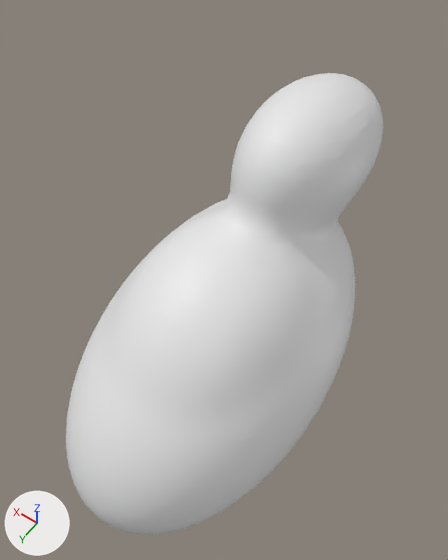
The Blender file tutorial/section8/Result/rabbit.blend as it was, and as the next commit left it.
Rendered twice from a camera (50 mm lens) standing at (-2.63, 4.39, 8.58) and looking at (-0.08, 0.82, 2.97). Lighting does not change. The marker at lower left points along +X, +Y and +Z.

Script lines for the objects in view, before the commit:
```python
me_mesh = bpy.data.meshes.new('Mesh')
me_mesh.from_pydata(...)  # 3372 vertices, 4166 faces; spans x -2.36..2.36, y -3.81..1.15, z -1.14..6.51
me_mesh.polygons.foreach_set('use_smooth', [True] * 4166)
ob_rabbit = bpy.data.objects.new('Rabbit', me_mesh)
ob_rabbit.location = (-0.17, -0.79, 3.92)
ob_rabbit.rotation_euler = (-9.278, 0.0, 0.0)  # degrees (188, 0, 0)
ob_rabbit.scale = (0.607, 1.0, 0.607)
```
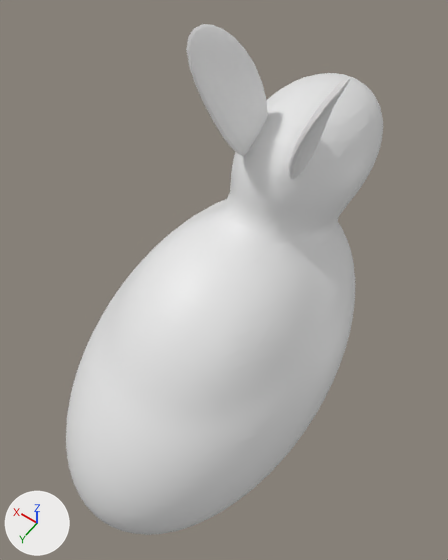
Commit message: Added ears to the rabbit

What the commit changed:
me_mesh is used by ob_rabbit; location (-0.17, -0.79, 3.92); rotation (-9.278, 0.0, 0.0), in degrees (188, 0, 0); scale (0.607, 1.0, 0.607).
me_mesh had 3372 vertices, 4166 faces and spanned x -2.36..2.36, y -3.81..1.15, z -1.14..6.51.
me_mesh now has 3696 vertices, 4486 faces and spans x -2.36..2.36, y -3.81..1.15, z -2.49..6.51.
me_mesh part 1: a new loose piece of 162 vertices spanning x 0.39..1.23, y -1.56..-0.62, z -2.49..-0.23.
me_mesh part 2: a new loose piece of 162 vertices spanning x -1.23..-0.39, y -1.56..-0.62, z -2.49..-0.23.

Pixel boxes [x1, y1, x2, y2] of what changed, in the pictures (448 x 560 px):
'Rabbit', reshaped (11% taller): before [66, 73, 383, 535]; after [66, 24, 383, 535]
part 1 of me_mesh, added: after [186, 24, 268, 156]
part 2 of me_mesh, added: after [288, 78, 350, 179]
